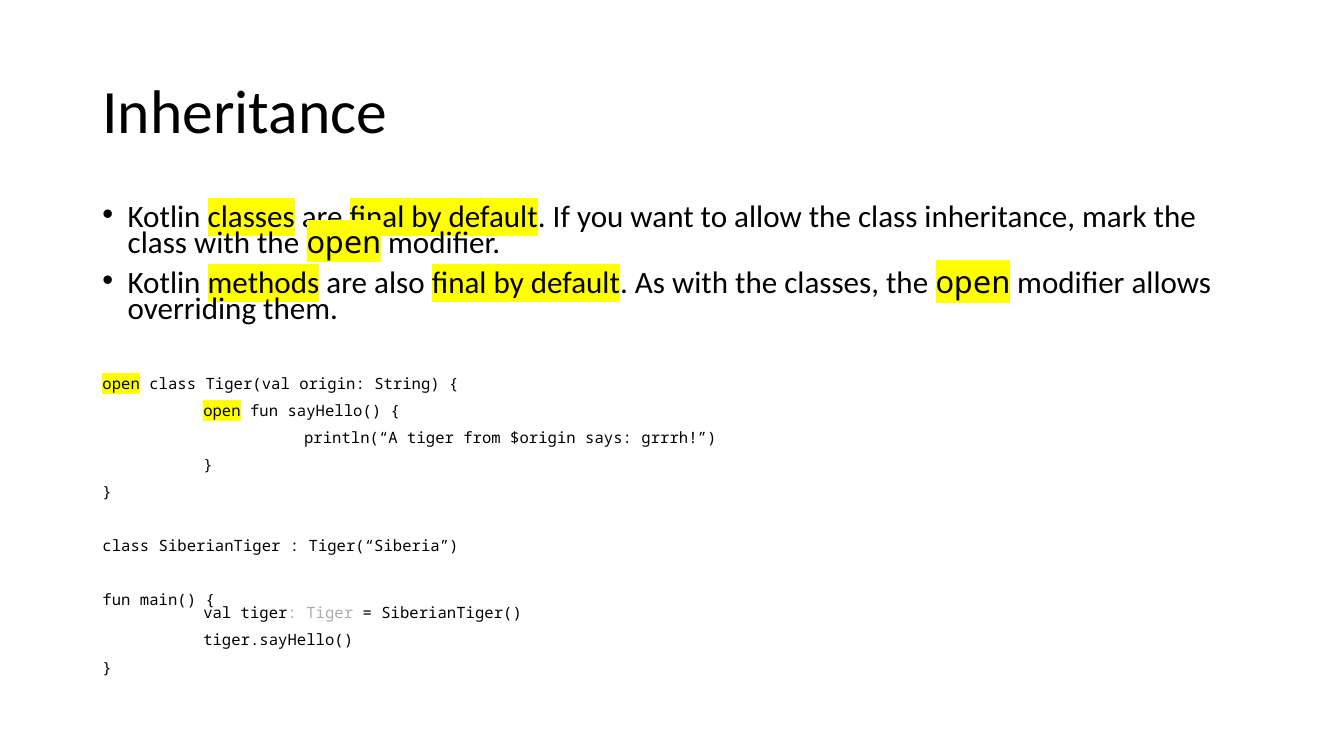
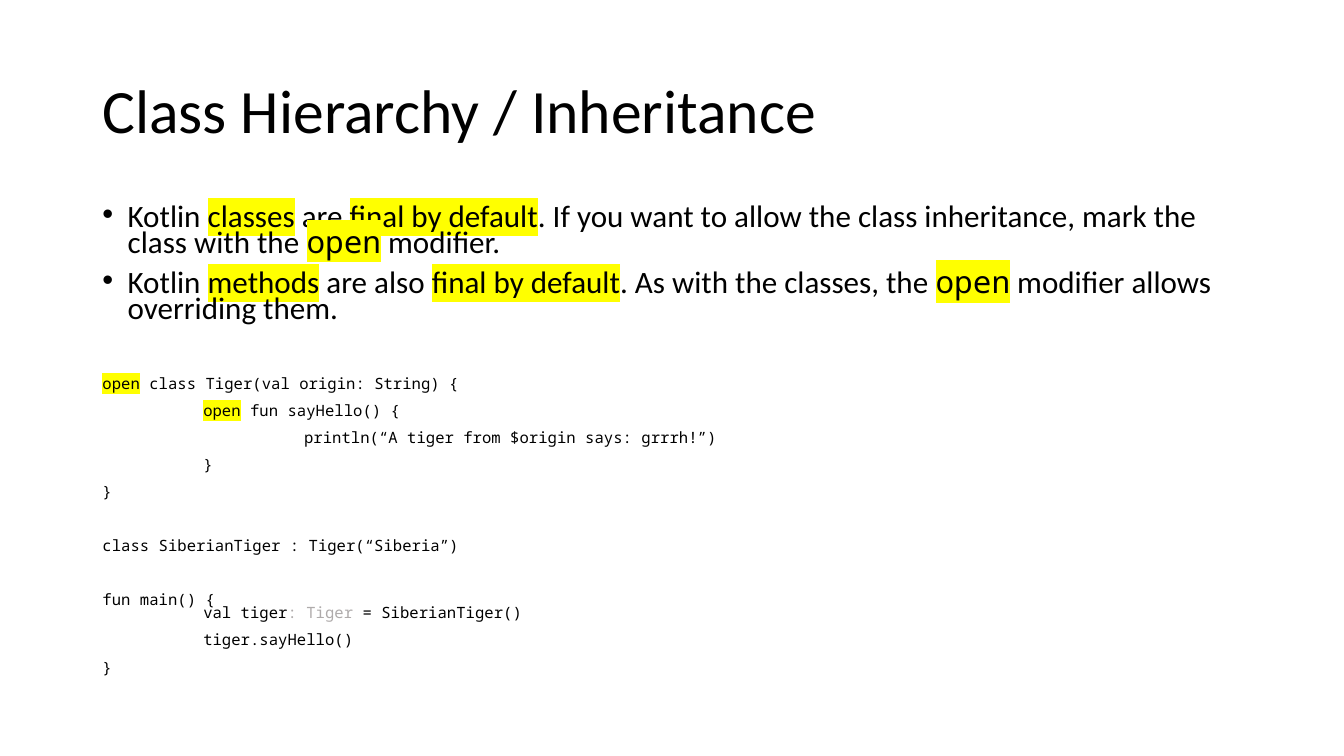
Before and after one commit to joellecorliss/Associate-Android-Developer, a slide deck: slide 7 of Android Basics in Kotlin.pptx (slide 2 before the commit). Drawn at 1344x756 pixels with LibreOffice and Linux fonts; fonts in the diff are those of the drawing. Boxes give left, top, right and bottom in pixels: in the first picture for what was removed or moved away, otherwise in the second. Text is boxed around its words. In the diff, an @@ line names an element or a change of style, - is before the commit and + after.

```diff
--- a/Android Basics in Kotlin.pptx
+++ b/Android Basics in Kotlin.pptx
@@ title at (x1=102, y1=90, x2=816, y2=143): text changed @@
-Inheritance
+Class Hierarchy / Inheritance
```
Also in this commit, not shown: 3 other slides changed, 5 slides added.
